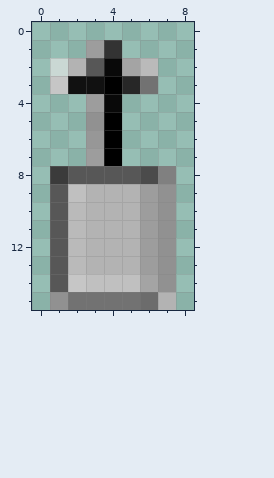
Pixel-art sprite, stored at applications/share/map-icons/classic.small/religion/church.png. The picture above was drawn from the file before the commit.
The file is 9x16 pixels. Pixels under 10% opacity are left out. Colours within 5 levels of each other are drawn and written as one.
After the commit:
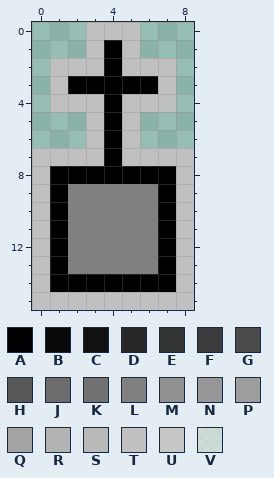
Palette (. is transparent): A #000000  B #090909  C #111111  D #272727  E #333333fe  F #3a3a3afd  G #4b4b4bfe  H #575757fe  J #6c6c6c  K #727272  L #808080  M #919191  N #979797fe  P #9d9d9d  Q #a4a4a4fe  R #b3b3b3  S #bababa  T #c0c0c0  U #c6c6c6  V #ebebeba8
The commit says: SCNR. Though that exposed, the icon was barely readable
The edit:
@@ x 0..8 @@
- 0 .........
- 1 ...PE....
- 2 .VRHBQS..
- 3 .UCCADK..
- 4 ...PB....
- 5 ...MA....
- 6 ...NA....
- 7 ...PA....
- 8 .FHHHHGL.
- 9 .HTRRRPM.
-10 .HSRRRPM.
-11 .HSRRRPM.
-12 .HSRRRPM.
-13 .HSRRRPM.
-14 .HUTTTQM.
-15 .MKKKKJR.
+ 0 ...TTT...
+ 1 ...TAT...
+ 2 .TTTATTT.
+ 3 .TAAAAAT.
+ 4 .TTTATTT.
+ 5 ...TAT...
+ 6 ...TAT...
+ 7 TTTTATTTT
+ 8 TAAAAAAAT
+ 9 TALLLLLAT
+10 TALLLLLAT
+11 TALLLLLAT
+12 TALLLLLAT
+13 TALLLLLAT
+14 TAAAAAAAT
+15 TTTTTTTTT
Boxes around the changes in both pictures, in picture pixels (x1, y1, x2, y2):
changed: (32, 22, 194, 310)
